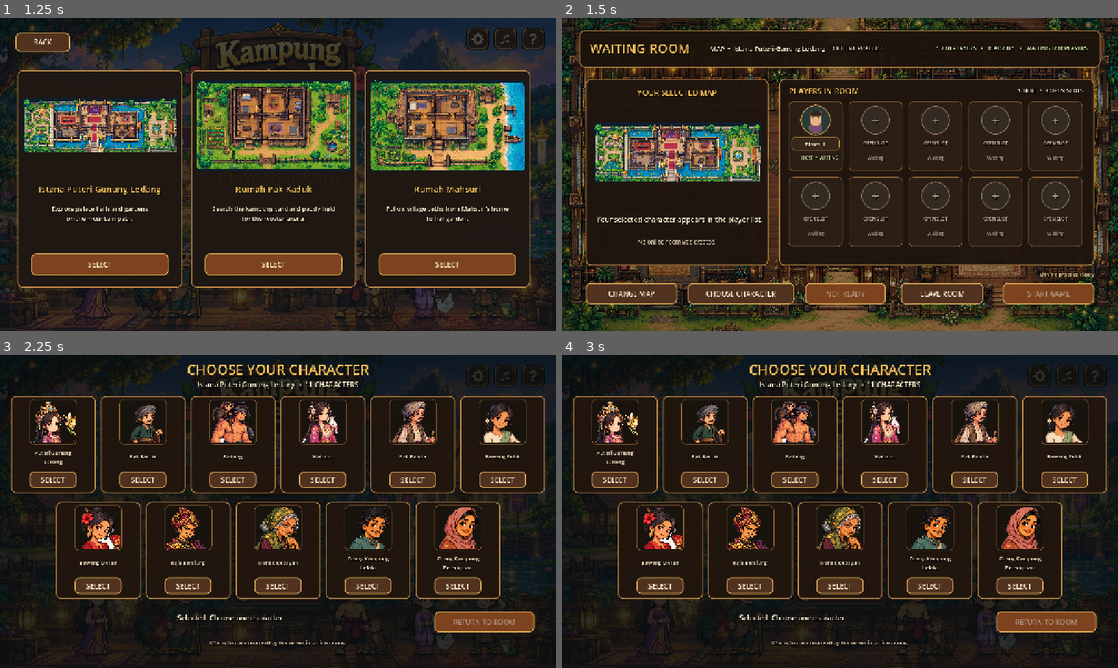
Above: before the commit, frames 1-4 (two rows, left to right).
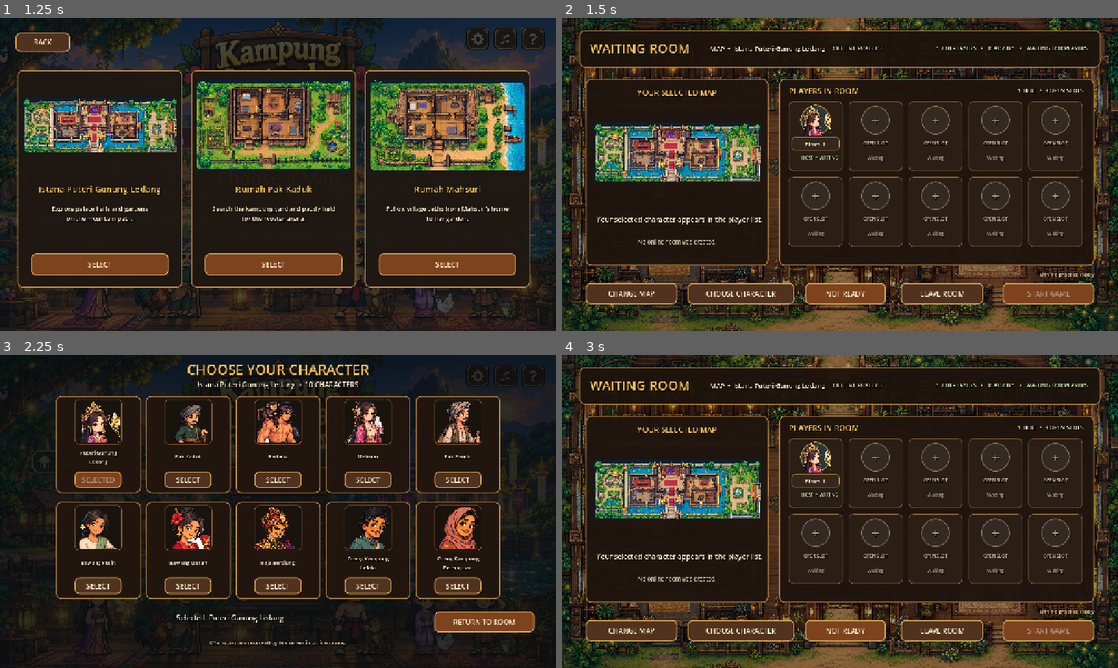
Above: after the commit, the same moments.

Repository: NShanthini394/MAC-UMPSA
Game: Godot game, scene res://scenes/main.tscn
Two runs of this game, one before a commit and one after it. Both use one fixed random seed, a clock stepped at 60 frames per second and the inputs below.
Inputs (mouse positions are in pixels of both pictures, inside the frame that each line leads up to):
- Up to frame 1 (1.25 s): click "PLAY" at 0.5 s
- Up to frame 2 (1.5 s): click "SELECT" at 1.25 s
- Up to frame 3 (2.25 s): click "CHOOSE CHARACTER" at 2 s
- Up to frame 4 (3 s): click (1045, 621) at 2.75 s, where only the run after the commit has a clickable "RETURN TO ROOM"

Frame 1 is identical in both runs. In frame 2, 0.3% of the frame differs, in the area x 43-55%, y 27-90%; in frame 3, 15%; in frame 4, 51%, in the area x 0-100%, y 0-100%.

Commit message:
buang nenek kebayan

Diff:
--- /dev/null
+++ b/scripts/character_actor.gd
@@ -0,0 +1,95 @@
+extends Control
+## Displays the chosen folklore character and switches to walk frames while moving.
+
+const GameData = preload("res://scripts/game_data.gd")
+
+# Existing walk cycles in folklore_cast.png. Each entry describes a row of
+# equally spaced character frames in the original 1536x1024 artwork.
+const WALK_ROWS := {
+	"Puteri Gunung Ledang": {"x": 108.0, "y": 48.0, "width": 78.0, "height": 220.0, "step": 78.0, "count": 4},
+	"Pak Kaduk": {"x": 540.0, "y": 48.0, "width": 72.0, "height": 220.0, "step": 73.0, "count": 3},
+	"Badang": {"x": 895.0, "y": 48.0, "width": 76.0, "height": 220.0, "step": 75.0, "count": 3},
+	"Mahsuri": {"x": 1282.0, "y": 48.0, "width": 78.0, "height": 220.0, "step": 78.0, "count": 3},
+	"Pak Pandir": {"x": 120.0, "y": 485.0, "width": 78.0, "height": 190.0, "step": 82.0, "count": 4}
+}
+
+var _sprite: TextureRect
+var _walk_frames: Array[Texture2D] = []
+var _is_running := false
+var _elapsed := 0.0
+var _frame_index := 0
+var _base_sprite_y := 0.0
+
+
+func _ready() -> void:
+	_sprite = TextureRect.new()
+	_sprite.name = "CharacterSprite"
+	_sprite.position = Vector2(7, 0)
+	_sprite.size = Vector2(66, 72)
+	_sprite.expand_mode = TextureRect.EXPAND_IGNORE_SIZE
+	_sprite.stretch_mode = TextureRect.STRETCH_KEEP_ASPECT_CENTERED
+	_sprite.mouse_filter = Control.MOUSE_FILTER_IGNORE
+	add_child(_sprite)
+	_base_sprite_y = _sprite.position.y
+	var name_label := Label.new()
+	name_label.name = "PlayerName"
+	name_label.text = "YOU"
+	name_label.position = Vector2(0, 73)
+	name_label.size = Vector2(80, 18)
+	name_label.horizontal_alignment = HORIZONTAL_ALIGNMENT_CENTER
+	name_label.vertical_alignment = VERTICAL_ALIGNMENT_CENTER
+	name_label.add_theme_font_size_override("font_size", 10)
+	name_label.add_theme_color_override("font_color", GameData.CREAM)
+	name_label.add_theme_color_override("font_shadow_color", Color(0, 0, 0, 0.9))
+	name_label.add_theme_constant_override("shadow_offset_x", 1)
+	name_label.add_theme_constant_override("shadow_offset_y", 2)
+	name_label.mouse_filter = Control.MOUSE_FILTER_IGNORE
+	add_child(name_label)
+
+
+func configure(character: String) -> void:
+	_walk_frames.clear()
+	_frame_index = 0
+	if WALK_ROWS.has(character):
+		var row: Dictionary = WALK_ROWS[character]
+		var cast_sheet := load(GameData.CAST_ART) as Texture2D
+		for frame_number in range(int(row["count"])):
+			var frame := AtlasTexture.new()
+			frame.atlas = cast_sheet
+			frame.region = Rect2(
+				float(row["x"]) + float(row["step"]) * frame_number,
+				float(row["y"]),
+				float(row["width"]),
+				float(row["height"])
+			)
+			_walk_frames.append(frame)
+		_sprite.texture = _walk_frames[0]
+	elif GameData.CHARACTER_PORTRAITS.has(character):
+		_sprite.texture = load(GameData.CHARACTER_PORTRAITS[character])
+
+
+func set_running(running: bool) -> void:
+	_is_running = running
+	if not _is_running:
+		_elapsed = 0.0
+		_frame_index = 0
+		if not _walk_frames.is_empty():
+			_sprite.texture = _walk_frames[0]
+		_sprite.position.y = _base_sprite_y
+		_sprite.rotation = 0.0
+
+
+func _process(delta: float) -> void:
+	if not _is_running:
+		return
+	_elapsed += delta
+	if not _walk_frames.is_empty():
+		if _elapsed >= 0.12:
+			_elapsed = 0.0
+			_frame_index = (_frame_index + 1) % _walk_frames.size()
+			_sprite.texture = _walk_frames[_frame_index]
+		return
+	# Some selectable characters have portrait art only, so keep those readable
+	# while adding a small step bounce until matching walk frames are available.
+	_sprite.position.y = _base_sprite_y + sin(_elapsed * 18.0) * 2.0
+	_sprite.rotation = sin(_elapsed * 18.0) * 0.035
--- a/scripts/game_data.gd
+++ b/scripts/game_data.gd
@@ -12,14 +12,14 @@
 
 const CHARACTERS := [
 	"Puteri Gunung Ledang", "Pak Kaduk", "Badang", "Mahsuri", "Pak Pandir",
-	"Bawang Putih", "Bawang Merah", "Raja Bersiung", "Nenek Kebayan",
+	"Bawang Putih", "Bawang Merah", "Raja Bersiung",
 	"Orang Kampung Lelaki", "Orang Kampung Perempuan"
 ]
 
 const MAP_CHARACTERS := {
-	"Istana Puteri Gunung Ledang": ["Puteri Gunung Ledang", "Pak Kaduk", "Badang", "Mahsuri", "Raja Bersiung", "Nenek Kebayan", "Orang Kampung Lelaki", "Orang Kampung Perempuan"],
-	"Rumah Pak Kaduk": ["Pak Kaduk", "Pak Pandir", "Badang", "Bawang Putih", "Bawang Merah", "Nenek Kebayan", "Orang Kampung Lelaki", "Orang Kampung Perempuan"],
-	"Rumah Mahsuri": ["Mahsuri", "Puteri Gunung Ledang", "Pak Pandir", "Bawang Putih", "Bawang Merah", "Nenek Kebayan", "Orang Kampung Lelaki", "Orang Kampung Perempuan"]
+	"Istana Puteri Gunung Ledang": ["Puteri Gunung Ledang", "Pak Kaduk", "Badang", "Mahsuri", "Raja Bersiung", "Orang Kampung Lelaki", "Orang Kampung Perempuan"],
+	"Rumah Pak Kaduk": ["Pak Kaduk", "Pak Pandir", "Badang", "Bawang Putih", "Bawang Merah", "Orang Kampung Lelaki", "Orang Kampung Perempuan"],
+	"Rumah Mahsuri": ["Mahsuri", "Puteri Gunung Ledang", "Pak Pandir", "Bawang Putih", "Bawang Merah", "Orang Kampung Lelaki", "Orang Kampung Perempuan"]
 }
 
 const CHARACTER_PORTRAITS := {
--- a/scripts/game_screen.gd
+++ b/scripts/game_screen.gd
@@ -2,6 +2,7 @@
 ## Builds the playable screen while delegating game actions to the main controller.
 
 const GameData = preload("res://scripts/game_data.gd")
+const CharacterActor = preload("res://scripts/character_actor.gd")
 
 
 func build(app) -> void:
@@ -80,10 +81,12 @@
 		clue.name = "ClueMarker_%d" % i
 		clue.position = clue_points[i]; clue.add_theme_font_size_override("font_size", 11)
 	if not online_match:
-		var pawn: Panel = app.make_panel(Rect2(app.player_position - Vector2(20, 24), Vector2(40, 48)), Color("f5bc51"))
+		var pawn = CharacterActor.new()
 		pawn.name = "Pawn"
-		var pawn_label: Label = app.make_label("YOU", 12, GameData.INK, HORIZONTAL_ALIGNMENT_CENTER)
-		pawn_label.position = Vector2(1, 13); pawn_label.size = Vector2(38, 20); pawn_label.reparent(pawn, false)
+		pawn.size = Vector2(80, 92)
+		pawn.position = app.player_position - Vector2(40, 66)
+		app.add_child(pawn)
+		pawn.configure(app.selected_character)
 	var notice: Label = app.make_label("", 15, Color("fff3cd"), HORIZONTAL_ALIGNMENT_CENTER)
 	notice.name = "NoticeLabel"; notice.position = Vector2(310, 612); notice.size = Vector2(660, 28)
 	build_control_bar(app)
--- a/scripts/main.gd
+++ b/scripts/main.gd
@@ -149,7 +149,8 @@
 	player_position.y = clampf(player_position.y, 135.0, 670.0)
 	var pawn := get_node_or_null("Pawn") as Control
 	if pawn:
-		pawn.position = player_position - Vector2(20, 24)
+		pawn.position = player_position - Vector2(pawn.size.x / 2.0, pawn.size.y * 0.72)
+		pawn.call("set_running", direction.length_squared() > 0.01)
 	var route_line := get_node_or_null("RouteLine") as Line2D
 	if route_active and route_line:
 		route_line.clear_points()
@@ -745,6 +746,7 @@
 
 
 func build_waiting_room() -> void:
+	_auto_select_available_character()
 	await clear_screen("waiting_room")
 	var network_room: bool = not room_code.is_empty() and network_manager != null and network_manager.is_connected_to_room_server()
 	add_background(load(WAITING_ROOM_ART))
@@ -838,6 +840,23 @@
 	lobby_note.clip_text = true
 
 
+func _auto_select_available_character() -> void:
+	if not selected_character.is_empty(): return
+	var local_index := _local_player_index()
+	if local_index < 0: return
+	var network_room: bool = not room_code.is_empty() and network_manager != null and network_manager.is_connected_to_room_server()
+	for character in CHARACTERS:
+		if character_reservations.has(character): continue
+		if network_room:
+			# Let the server reserve the character; room state will confirm the choice.
+			network_manager.set_character(character)
+		else:
+			selected_character = character
+			lobby_players[local_index]["character"] = character
+		return
+	show_notice("No characters are available in this room.")
+
+
 func _leave_room_to_menu() -> void:
 	if network_manager != null and not room_code.is_empty():
 		network_manager.leave_room()
@@ -972,13 +991,13 @@
 	await clear_screen("character_select")
 	add_background(load(MENU_ART)); add_color_overlay(Color(0.035, 0.055, 0.06, 0.86))
 	_make_child_label(self, "CHOOSE YOUR CHARACTER", 32, GOLD, HORIZONTAL_ALIGNMENT_CENTER, Rect2(250, 10, 780, 44))
-	_make_child_label(self, MAPS[selected_map]["name"] + "  •  11 CHARACTERS", 16, CREAM, HORIZONTAL_ALIGNMENT_CENTER, Rect2(270, 54, 740, 30))
+	_make_child_label(self, MAPS[selected_map]["name"] + "  •  10 CHARACTERS", 16, CREAM, HORIZONTAL_ALIGNMENT_CENTER, Rect2(270, 54, 740, 30))
 	var roster: Array = CHARACTERS
 	for i in roster.size():
 		var character: String = roster[i]
-		var col := i % 6
-		var row := floori(float(i) / 6.0)
-		var cards_in_row := 6 if row == 0 else 5
+		var col := i % 5
+		var row := floori(float(i) / 5.0)
+		var cards_in_row := 5
 		var row_width := cards_in_row * 195 + (cards_in_row - 1) * 12
 		var row_start_x := (1280.0 - row_width) / 2.0
 		var card_x := row_start_x + col * 207
Not shown, added: scripts/character_actor.gd.uid
